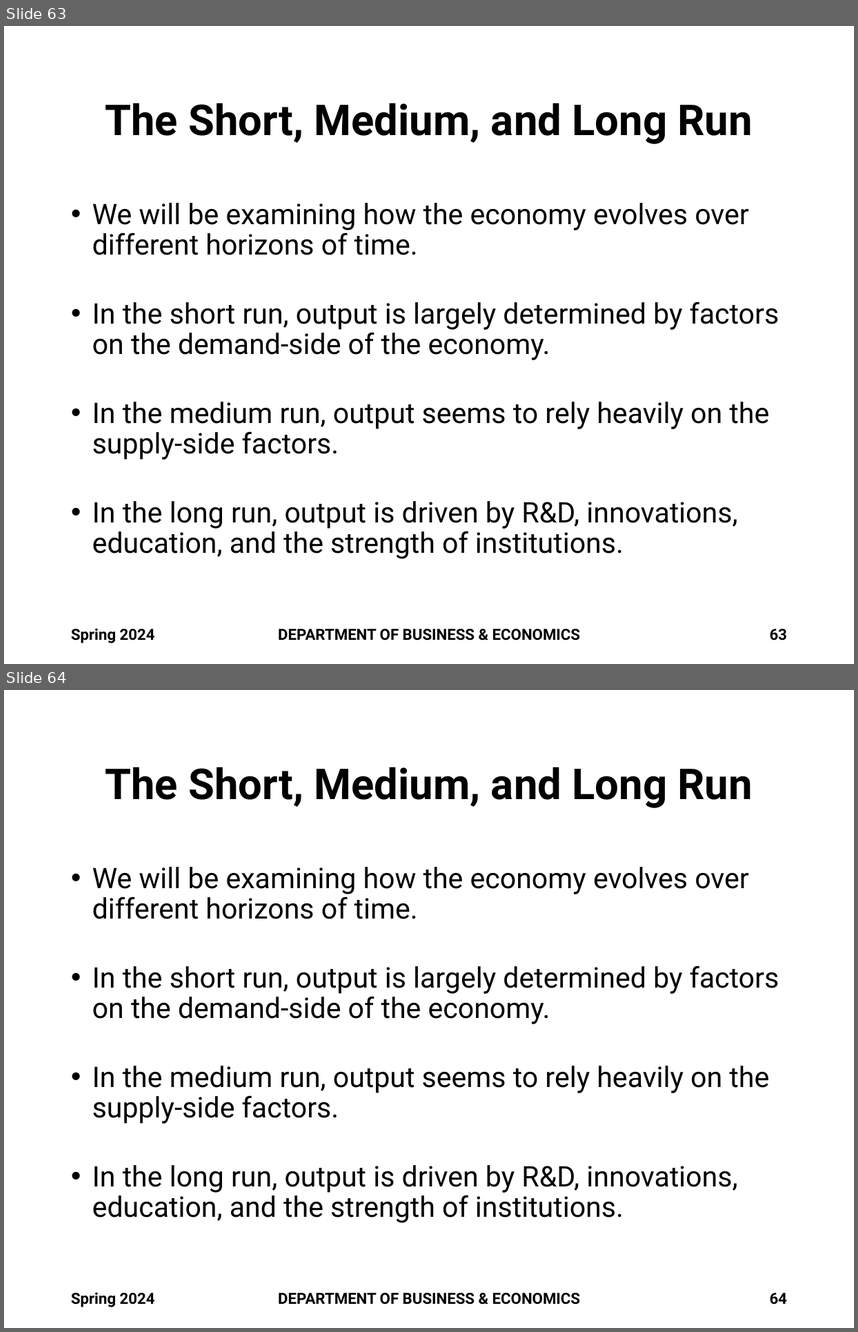
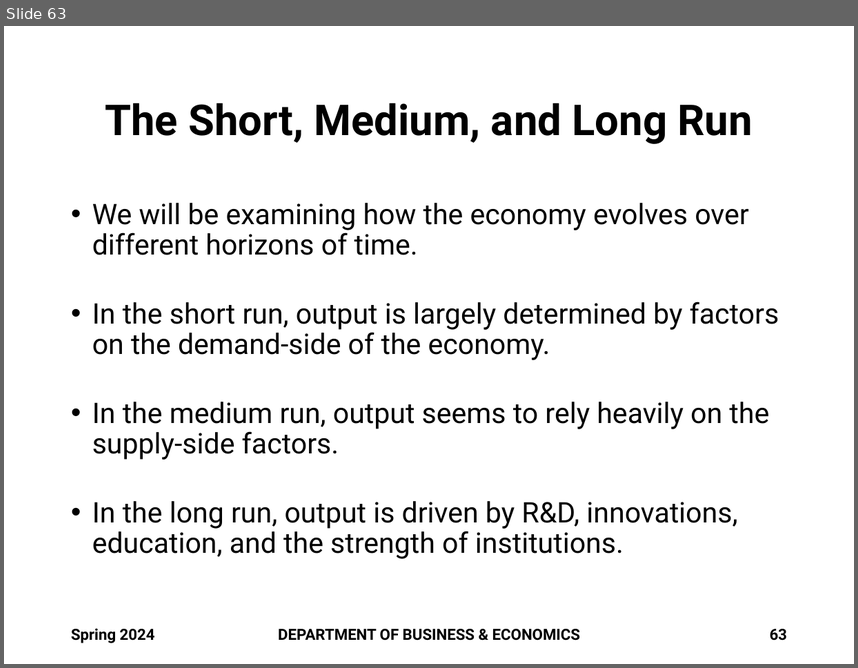
Before and after one commit to brianhwpark/brianhwpark.github.io, a slide deck: files/teaching-resources/monmouthcollege-econ-301/econ-301-s2024-lecture-note/ECON301-S2024-LEC01.pptx. Shown one above the other, each under a label of ours: slides 63 and 64 before the commit, slide 63 after it. The pictures are 858x1332 and 858x668 pixels, drawn with LibreOffice and Linux fonts; fonts in the diff are those of the drawing; background and template pictures are left out. Boxes give left, top, right and bottom in pixels: in the first picture for what was removed or moved away, otherwise in the second. Text is boxed around its words. In the diff, an @@ line names an element or a change of style, - is before the commit and + after.

Commit message:
Update: 20240126
1. ECON 301 Slides Updated

```diff
--- a/files/teaching-resources/monmouthcollege-econ-301/econ-301-s2024-lecture-note/ECON301-S2024-LEC01.pptx
+++ b/files/teaching-resources/monmouthcollege-econ-301/econ-301-s2024-lecture-note/ECON301-S2024-LEC01.pptx
@@ slide 64 removed at [4,690,854,1328], background #FFFFFF @@
@@ title removed at [105,767,753,808] @@
-The Short, Medium, and Long Run
@@ text removed at [92,867,780,1223] @@
-• We will be examining how the economy evolves over different horizons of time.
-• In the short run, output is largely determined by factors on the demand-side of the economy.
-• In the medium run, output seems to rely heavily on the supply-side factors.
-• In the long run, output is driven by R&D, innovations, education, and the strength of institutions.
@@ text removed at [71,1292,155,1307] @@
-Spring 2024
@@ text removed at [278,1292,580,1304] @@
-DEPARTMENT OF BUSINESS & ECONOMICS
@@ page number removed at [770,1292,787,1304] @@
-64
```
Also in this commit, not shown: 3 other files.
